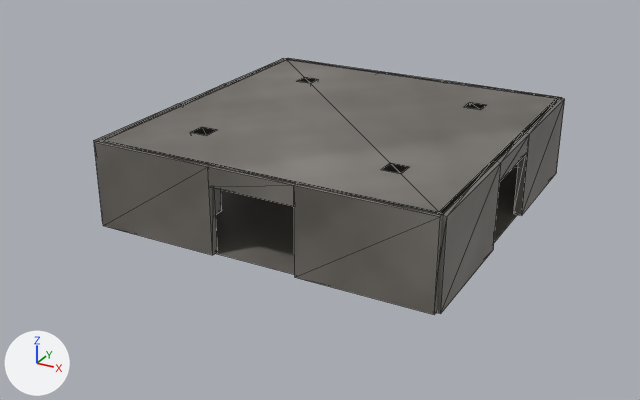
A saved change to the COLLADA model games/jungle_troll_tribes/meshes/omwdg/cave_room_g.dae.
One viewpoint serves both versions: a 50 mm camera at (1153.0, -2254.0, 1097.0) aimed at (-41.0, -81.0, 11.0). The axes (+X, +Y, +Z) are drawn at lower left. The lights are the same throughout. The first picture is the older version. Mesh edges are drawn as thin lines.
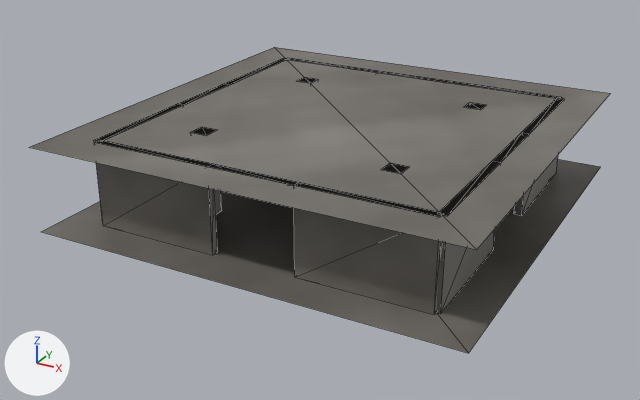
Where the change shows, as pixel boxes [x1, y1, x2, y2] in the pictures (640 x 400 px):
'Plane.001', reshaped (25% wider, 31% taller)
    before: [98, 59, 561, 214]
    after: [30, 47, 611, 250]
'Plane', reshaped
    before: [215, 167, 518, 275]
    after: [42, 159, 600, 353]
'Cube.001', unchanged, covered by the edit
    before: [514, 97, 565, 215]
    after: [514, 97, 563, 215]
'Cube.011', unchanged, covered by the edit
    before: [208, 164, 296, 206]
    after: [209, 164, 296, 185]

What the commit changed:
me_plane_013 is used by ob_plane_001; location (0.0, 0.0, 0.0).
me_plane_013 had 4 vertices, 2 faces and spanned x -512.0..512.0, y -512.0..512.0, z 256.0.
me_plane_013 now has 4 vertices, 2 faces and spans x -640.0..640.0, y -640.0..640.0, z 256.0.
Part 1, on me_plane_013:
Vertex 0 of me_plane_013 moves from (-512.0, -512.0, 256.0) at pixel (96, 141) to (-640.0, -640.0, 256.0) at pixel (28, 147).
Vertex 1 of me_plane_013 moves from (512.0, -512.0, 256.0) at pixel (442, 215) to (640.0, -640.0, 256.0) at pixel (476, 249).
Vertex 2 of me_plane_013 moves from (-512.0, 512.0, 256.0) at pixel (285, 58) to (-640.0, 640.0, 256.0) at pixel (274, 47).
Vertex 3 of me_plane_013 moves from (512.0, 512.0, 256.0) at pixel (561, 97) to (640.0, 640.0, 256.0) at pixel (610, 93).
me_plane_012 is used by ob_plane; location (0.0, 0.0, 0.0).
me_plane_012 had 4 vertices, 2 faces and spanned x -512.0..512.0, y -512.0..512.0, z 0.0.
me_plane_012 now has 4 vertices, 2 faces and spans x -640.0..640.0, y -640.0..640.0, z 0.0.
Part 2, on me_plane_012:
Vertex 0 of me_plane_012 moves from (-512.0, -512.0, 0.0) to (-640.0, -640.0, 0.0) at pixel (40, 231).
Vertex 1 of me_plane_012 moves from (512.0, -512.0, 0.0) at pixel (436, 312) to (640.0, -640.0, 0.0) at pixel (468, 353).
Vertex 2 of me_plane_012 moves from (-512.0, 512.0, 0.0) to (-640.0, 640.0, 0.0).
Vertex 3 of me_plane_012 moves from (512.0, 512.0, 0.0) to (640.0, 640.0, 0.0) at pixel (600, 166).
